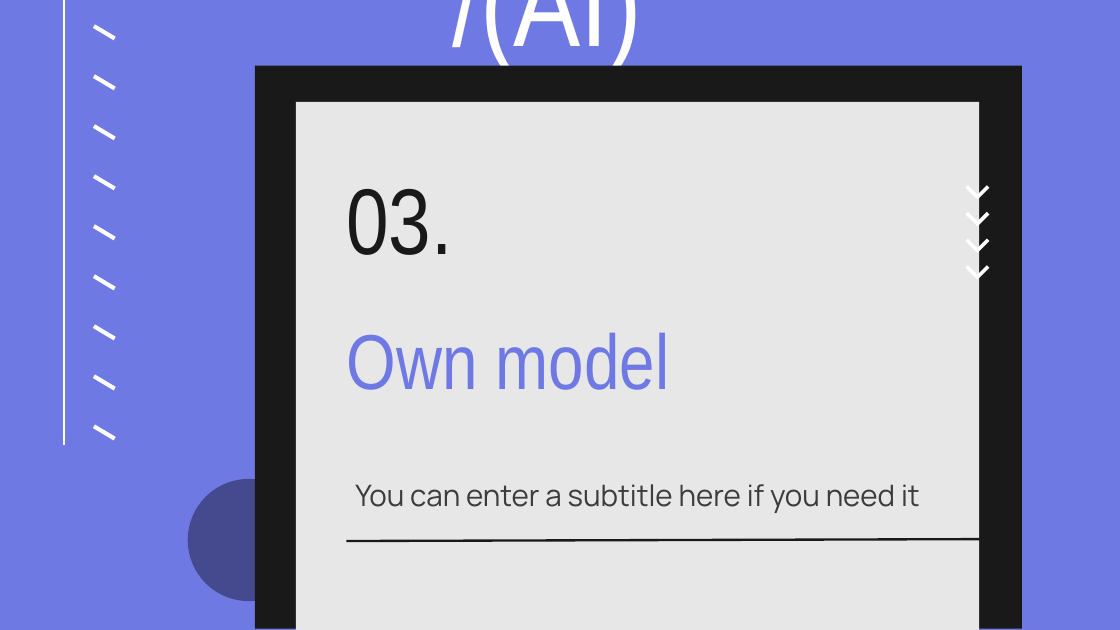
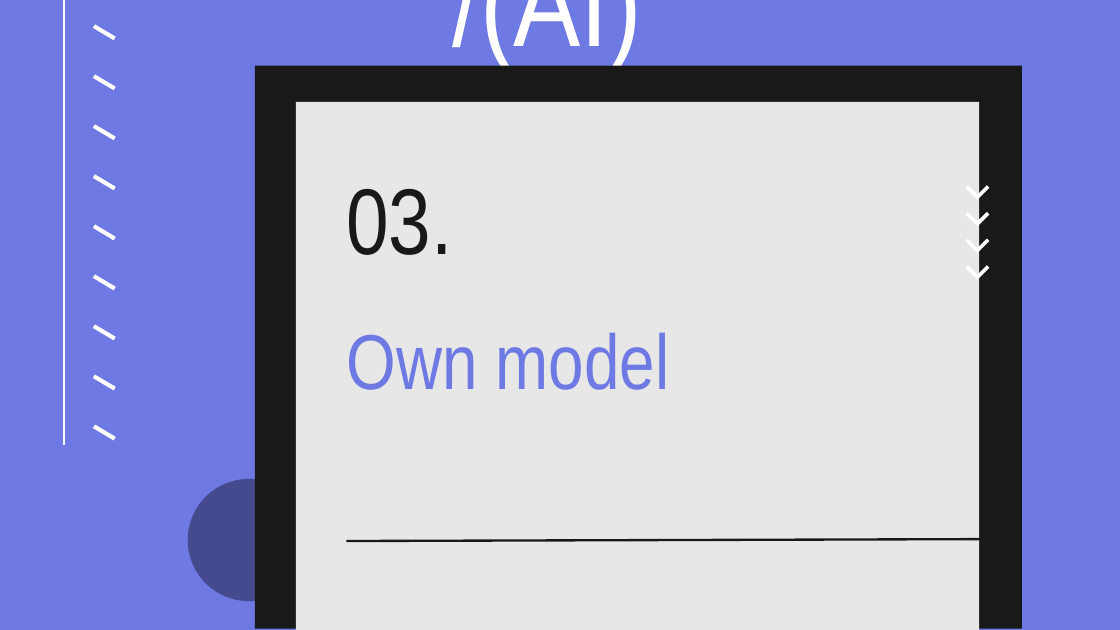
Before and after one commit to Amirrahman19/DeepLearning, a slide deck: slide 9 of CA1/PartA/Fashion Mnsit .pptx. Drawn at 1120x630 pixels with LibreOffice and Linux fonts; fonts in the diff are those of the drawing. Boxes give left, top, right and bottom in pixels: in the first picture for what was removed or moved away, otherwise in the second. Text is boxed around its words. In the diff, an @@ line names an element or a change of style, - is before the commit and + after.

```diff
--- a/CA1/PartA/Fashion Mnsit .pptx
+++ b/CA1/PartA/Fashion Mnsit .pptx
@@ subtitle removed at (355,484,920,513) @@
-You can enter a subtitle here if you need it
```
Also in this commit, not shown: 5 other slides changed, 2 other files.
